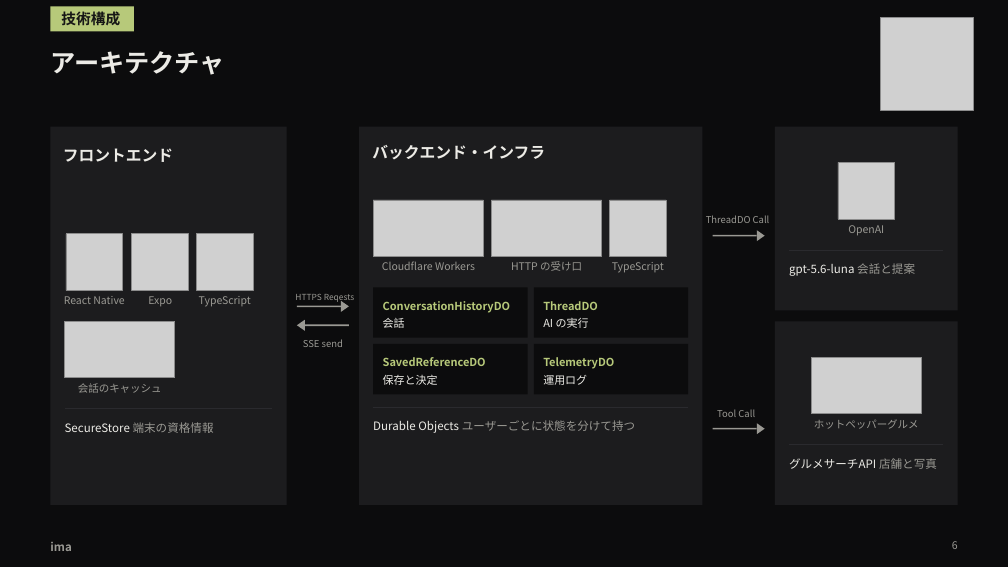
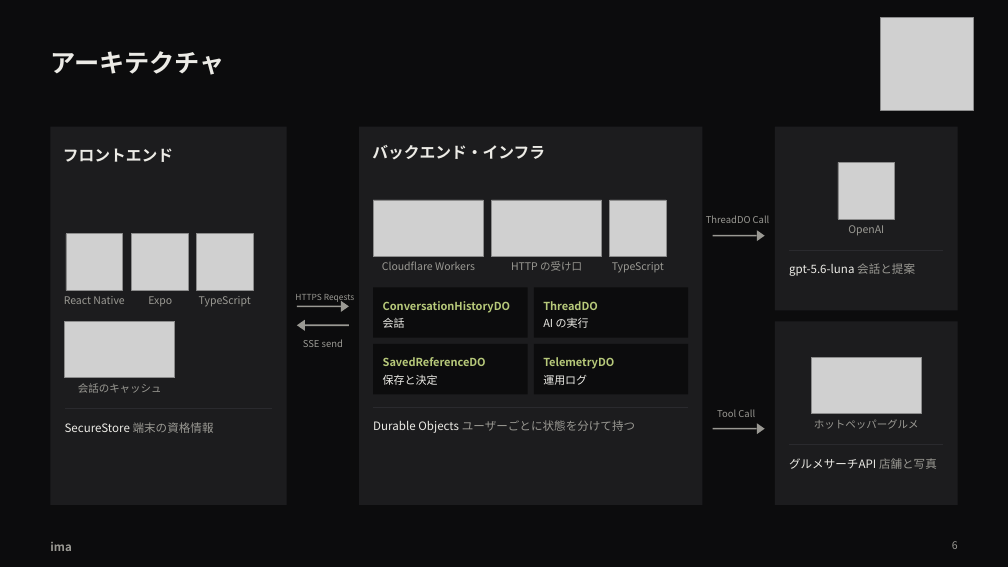
Before and after one commit to takapom/ima-app, a slide deck: slide 7 of docs/pitch/ima-pitch.pptx. Drawn at 1008x567 pixels with LibreOffice and Linux fonts; fonts in the diff are those of the drawing; grey boxes stand for pictures. Boxes give left, top, right and bottom in pixels: in the first picture for what was removed or moved away, otherwise in the second. Text is boxed around its words. In the diff, an @@ line names an element or a change of style, - is before the commit and + after.

```diff
--- a/docs/pitch/ima-pitch.pptx
+++ b/docs/pitch/ima-pitch.pptx
@@ rectangle removed at <box>51,6,134,31</box> @@
-技術構成
```
Also in this commit, not shown: 7 other slides changed, 5 other files.
